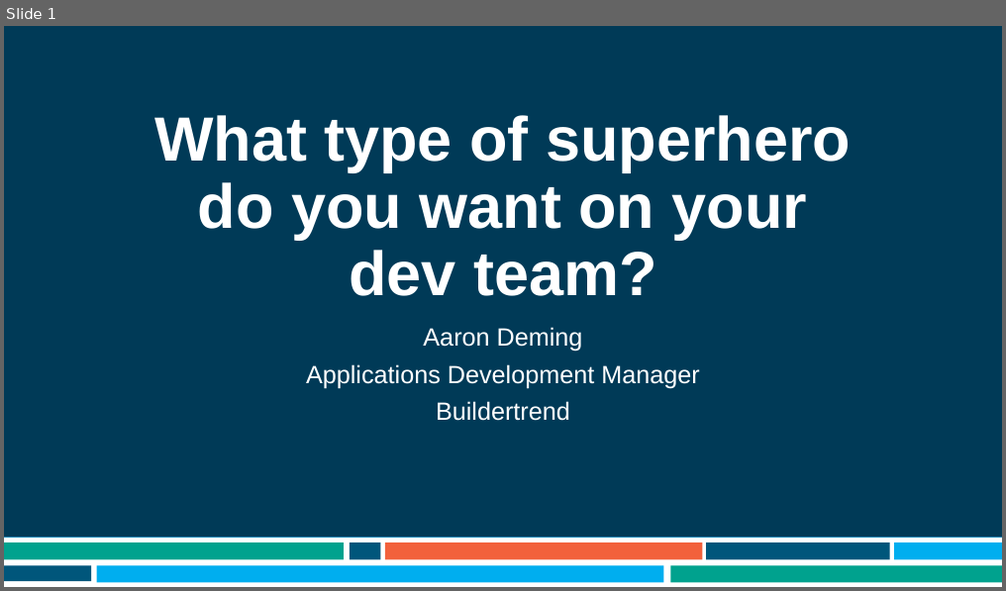
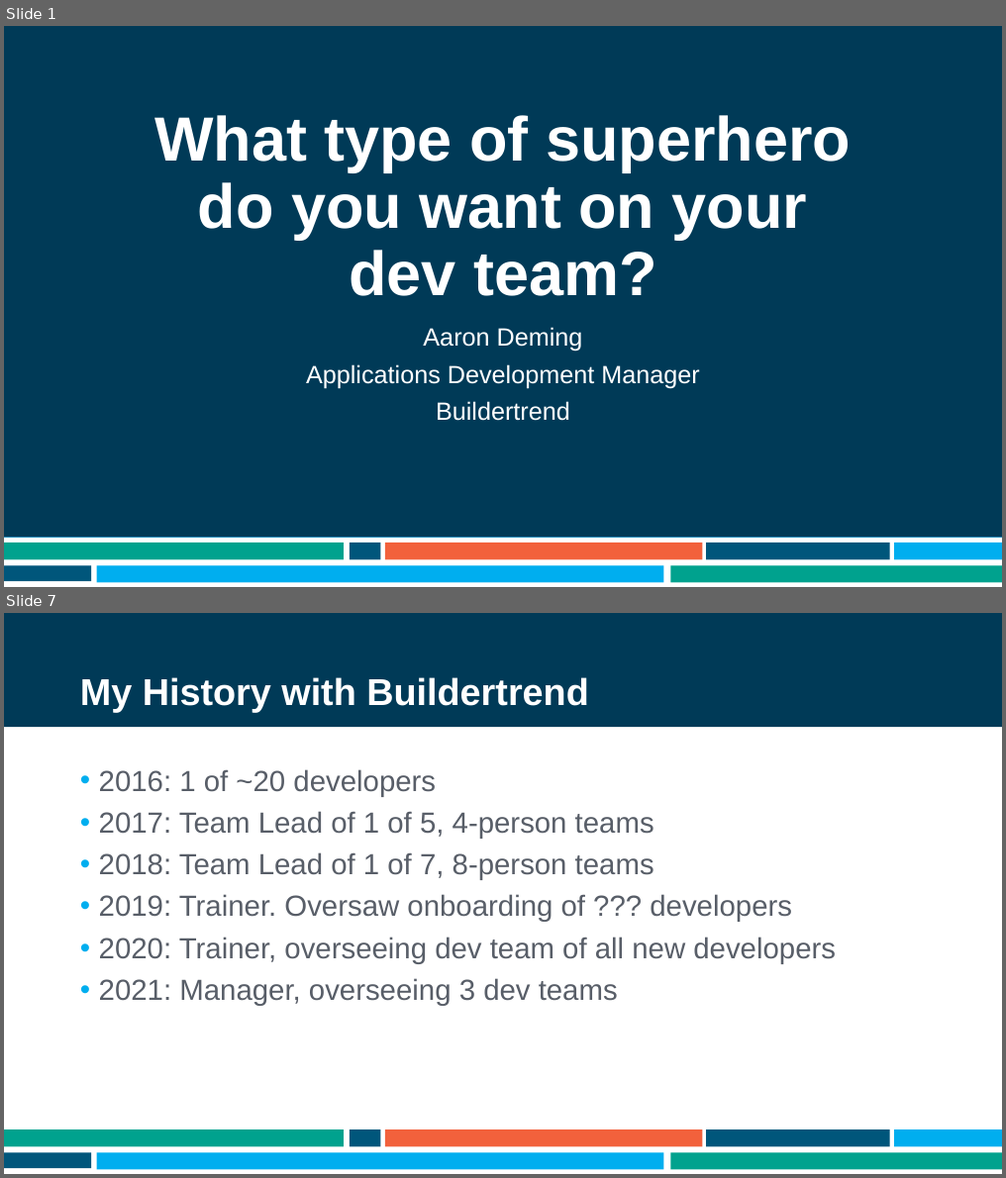
Before and after one commit to ademing/nebraska-code-2021, a slide deck: Presentation.pptx. Shown one above the other, each under a label of ours: slide 1 before the commit, slides 1 and 7 after it; the slides between them are not shown. The pictures are 1006x591 and 1006x1178 pixels, drawn with LibreOffice and Linux fonts; fonts in the diff are those of the drawing; background and template pictures are left out. Boxes give left, top, right and bottom in pixels: in the first picture for what was removed or moved away, otherwise in the second. Text is boxed around its words. In the diff, an @@ line names an element or a change of style, - is before the commit and + after.

```diff
--- a/Presentation.pptx
+++ b/Presentation.pptx
@@ slide 7 added at box(4, 613, 1002, 1174), background #FFFFFF; not listed: 9 template elements that a slide beside it also shows @@
@@ title added at box(80, 677, 588, 712), 36 pt, text #FFFFFF, bold @@
+My History with Buildertrend
@@ text added at box(99, 769, 836, 1006), 28 pt, text #585E68 @@
+• 2016: 1 of ~20 developers
+• 2017: Team Lead of 1 of 5, 4-person teams
+• 2018: Team Lead of 1 of 7, 8-person teams
+• 2019: Trainer. Oversaw onboarding of ??? developers
+• 2020: Trainer, overseeing dev team of all new developers
+• 2021: Manager, overseeing 3 dev teams
```
Also in this commit, not shown: 5 other slides added.
